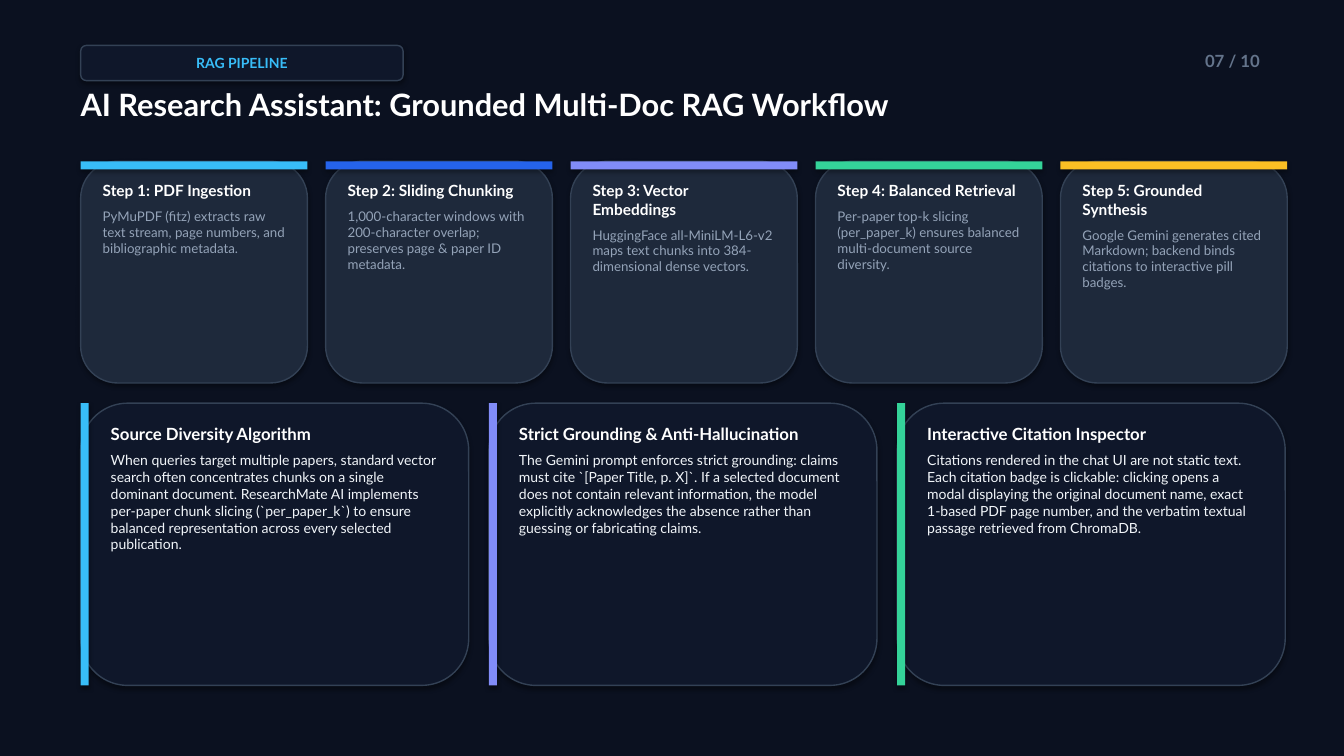
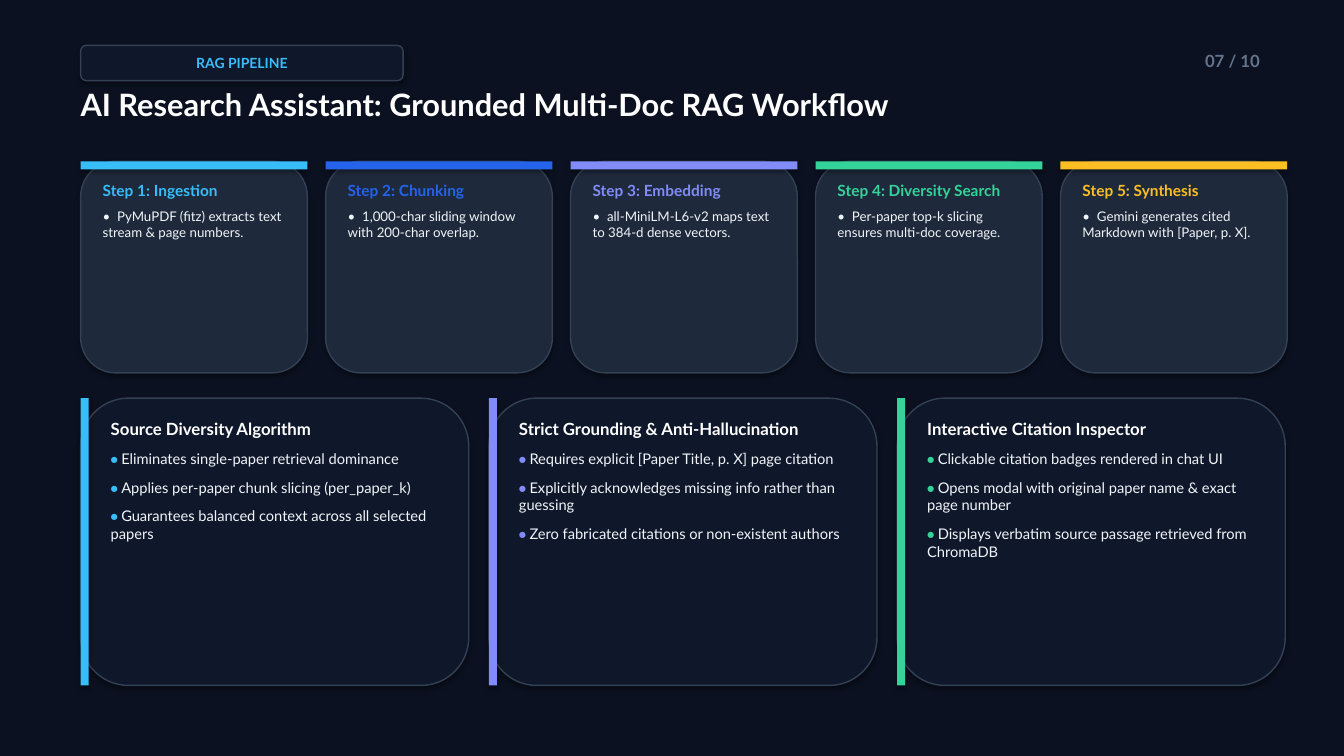
Before and after one commit to adithhn12/ResearchMate-AI, a slide deck: slide 7 of ResearchMate_AI_Presentation.pptx. Drawn at 1344x756 pixels with LibreOffice and Linux fonts; fonts in the diff are those of the drawing. Boxes give left, top, right and bottom in pixels: in the first picture for what was removed or moved away, otherwise in the second. Text is boxed around its words. In the diff, an @@ line names an element or a change of style, - is before the commit and + after.

```diff
--- a/ResearchMate_AI_Presentation.pptx
+++ b/ResearchMate_AI_Presentation.pptx
@@ rounded rectangle: place and size @@
-rounded rectangle at (81,161,308,383)
+rounded rectangle at (81,161,308,373)
@@ rounded rectangle: place and size @@
-rounded rectangle at (326,161,553,383)
+rounded rectangle at (326,161,553,373)
@@ rounded rectangle: place and size @@
-rounded rectangle at (571,161,798,383)
+rounded rectangle at (571,161,798,373)
@@ rounded rectangle: place and size @@
-rounded rectangle at (816,161,1043,383)
+rounded rectangle at (816,161,1043,373)
@@ rounded rectangle: place and size @@
-rounded rectangle at (1061,161,1288,383)
+rounded rectangle at (1061,161,1288,373)
@@ text at (103,184,281,240): text changed; text colour #94A3B8 to #F1F5F9 @@
-Step 1: PDF Ingestion
-PyMuPDF (fitz) extracts raw text stream, page numbers, and bibliographic metadata.
+Step 1: Ingestion
+• PyMuPDF (fitz) extracts text stream & page numbers.
@@ text at (348,184,515,239): text changed; text colour #94A3B8 to #F1F5F9 @@
-Step 2: Sliding Chunking
-1,000-character windows with 200-character overlap; preserves page & paper ID metadata.
+Step 2: Chunking
+• 1,000-char sliding window with 200-char overlap.
@@ text at (593,184,769,237): text changed; text colour #94A3B8 to #F1F5F9 @@
-Step 3: Vector Embeddings
-HuggingFace all-MiniLM-L6-v2 maps text chunks into 384-dimensional dense vectors.
+Step 3: Embedding
+• all-MiniLM-L6-v2 maps text to 384-d dense vectors.
@@ text at (837,184,1000,240): text changed; text colour #94A3B8 to #F1F5F9 @@
-Step 4: Balanced Retrieval
-Per-paper top-k slicing (per_paper_k) ensures balanced multi-document source diversity.
+Step 4: Diversity Search
+• Per-paper top-k slicing ensures multi-doc coverage.
@@ text at (1082,184,1251,240): text changed; text colour #94A3B8 to #F1F5F9 @@
-Step 5: Grounded Synthesis
-Google Gemini generates cited Markdown; backend binds citations to interactive pill badges.
+Step 5: Synthesis
+• Gemini generates cited Markdown with [Paper, p. X].
@@ rounded rectangle: place and size @@
-rounded rectangle at (81,403,469,686)
+rounded rectangle at (81,398,469,686)
@@ rectangle: place and size @@
-rectangle at (81,403,89,686)
+rectangle at (81,398,89,686)
@@ rounded rectangle: place and size @@
-rounded rectangle at (489,403,877,686)
+rounded rectangle at (489,398,877,686)
@@ rectangle: place and size @@
-rectangle at (489,403,497,686)
+rectangle at (489,398,497,686)
@@ rounded rectangle: place and size @@
-rounded rectangle at (897,403,1286,686)
+rounded rectangle at (897,398,1286,686)
@@ rectangle: place and size @@
-rectangle at (897,403,905,686)
+rectangle at (897,398,905,686)
@@ text at (111,453,426,542): text changed; size 10 to 10.5 pt @@
-When queries target multiple papers, standard vector search often concentrates chunks on a single dominant document. ResearchMate AI implements per-paper chunk slicing (`per_paper_k`) to ensure balanced representation across every selected publication.
+• Eliminates single-paper retrieval dominance
+• Applies per-paper chunk slicing (per_paper_k)
+• Guarantees balanced context across all selected papers
@@ text at (519,452,840,539): text changed; size 10 to 10.5 pt @@
-The Gemini prompt enforces strict grounding: claims must cite `[Paper Title, p. X]`. If a selected document does not contain relevant information, the model explicitly acknowledges the absence rather than guessing or fabricating claims.
+• Requires explicit [Paper Title, p. X] page citation
+• Explicitly acknowledges missing info rather than guessing
+• Zero fabricated citations or non-existent authors
@@ text at (927,453,1246,557): text changed; size 10 to 10.5 pt @@
-Citations rendered in the chat UI are not static text. Each citation badge is clickable: clicking opens a modal displaying the original document name, exact 1-based PDF page number, and the verbatim textual passage retrieved from ChromaDB.
+• Clickable citation badges rendered in chat UI
+• Opens modal with original paper name & exact page number
+• Displays verbatim source passage retrieved from ChromaDB
```
Also in this commit, not shown: 9 other slides changed, 5 other files.
